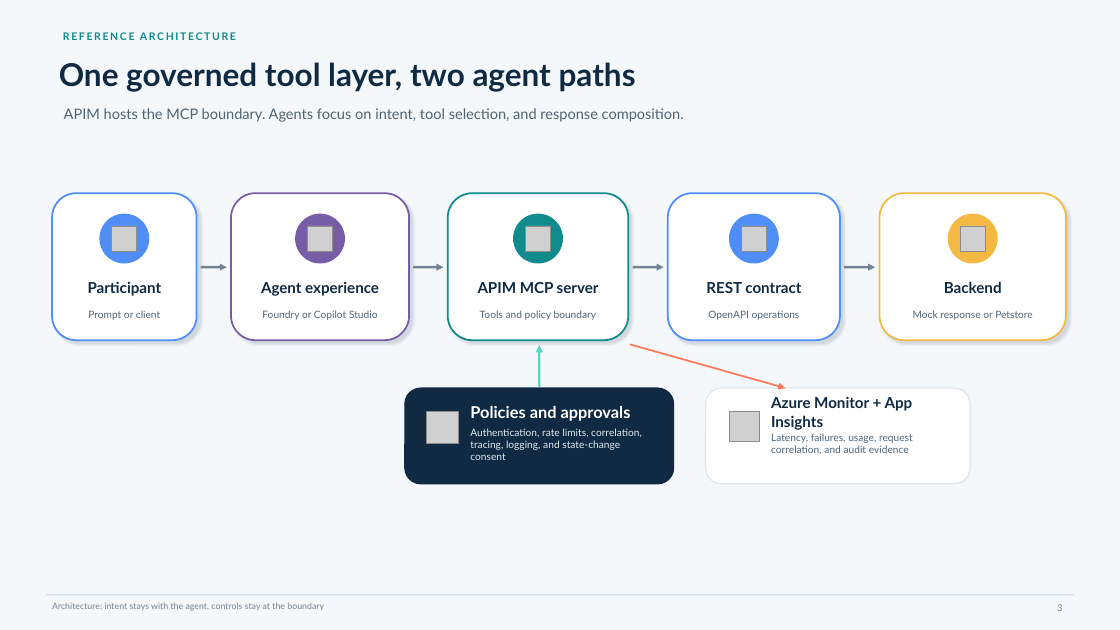
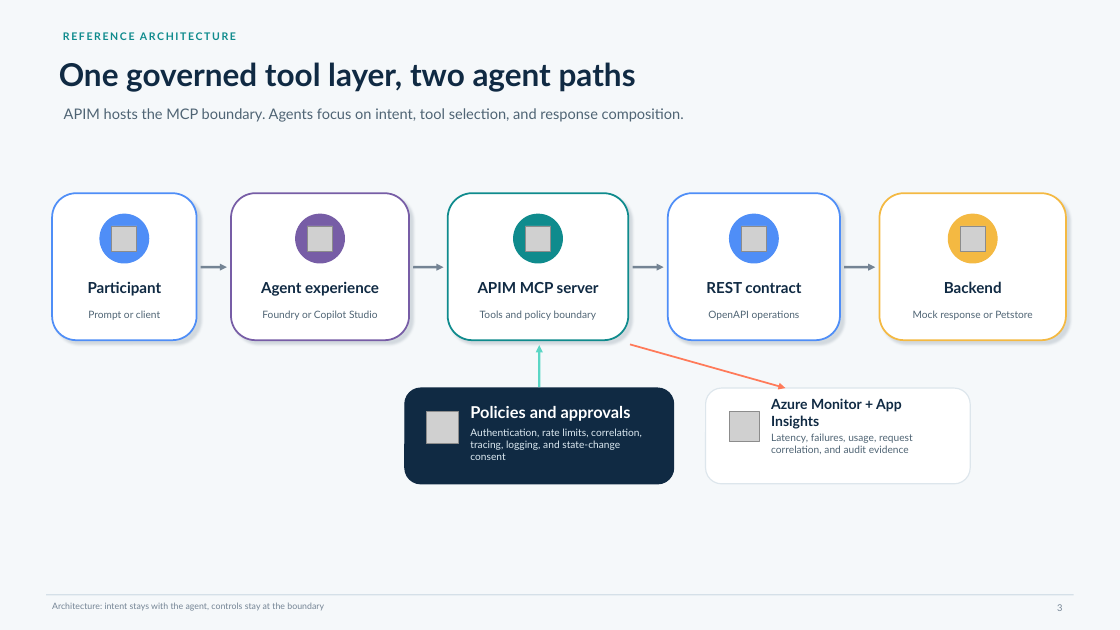
Before and after one commit to yurilausberg/foundry-apim-mcp-workshop, a slide deck: slide 3 of docs/foundry-apim-mcp-workshop.pptx. Drawn at 1120x630 pixels with LibreOffice and Linux fonts; fonts in the diff are those of the drawing; grey boxes stand for pictures. Boxes give left, top, right and bottom in pixels: in the first picture for what was removed or moved away, otherwise in the second. Text is boxed around its words. In the diff, an @@ line names an element or a change of style, - is before the commit and + after.

```diff
--- a/docs/foundry-apim-mcp-workshop.pptx
+++ b/docs/foundry-apim-mcp-workshop.pptx
@@ text "Azure Monitor + App Insights" at box(771, 398, 902, 429): size 13 to 12 pt @@
```
Also in this commit, not shown: 3 other slides changed.
